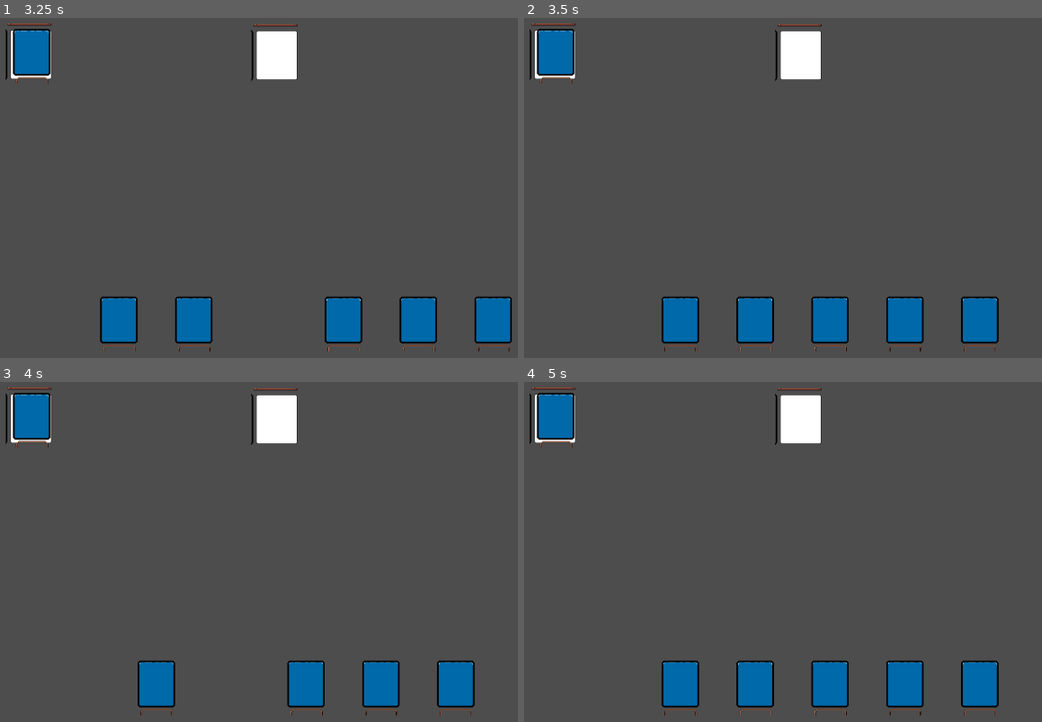
Above: before the commit, frames 1-4 (two rows, left to right).
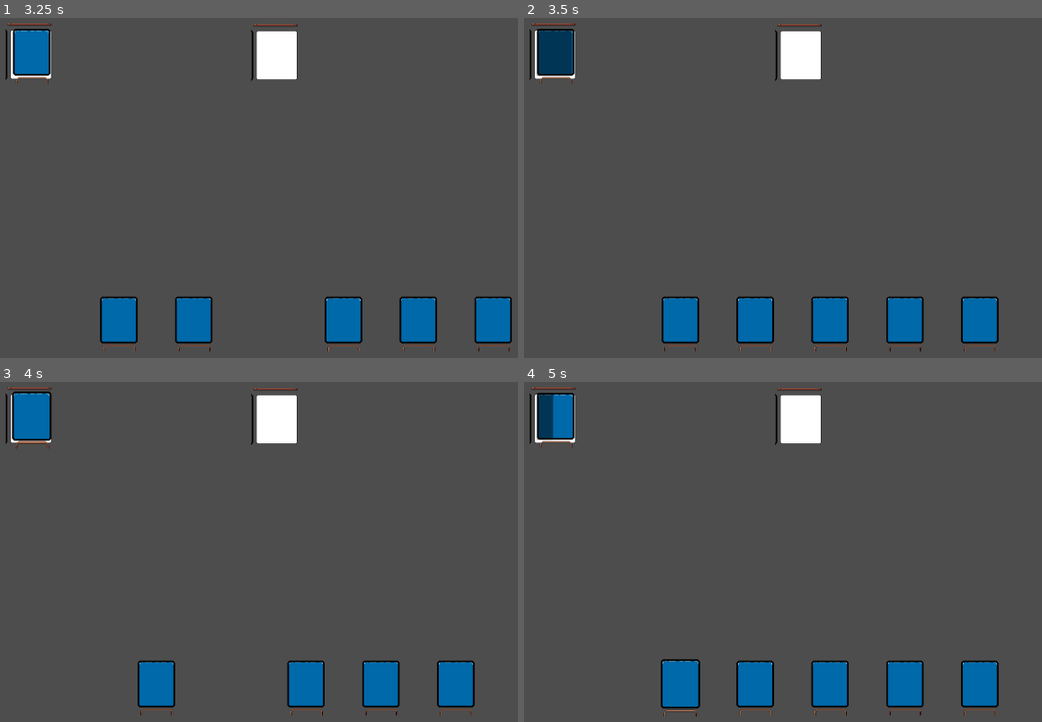
Above: after the commit, the same moments.

Repository: zewezz/1.5
Game: Godot game, scene res://scene/main.tscn
Two runs of this game, one before a commit and one after it. Both use one fixed random seed, a clock stepped at 60 frames per second and the inputs below.
Inputs (mouse positions are in pixels of both pictures, inside the frame that each line leads up to):
- Up to frame 1 (3.25 s): tap Enter at 0.5 s; drag from (492, 320) to (269, 320) at 0.52 s; drag from (419, 320) to (191, 320) at 1.27 s; move the mouse to (341, 320) at 2.02 s; click (341, 320) at 2.17 s; tap Space at 2.75 s; drag from (269, 320) to (31, 55) at 2.77 s
- Up to frame 2 (3.5 s): no input
- Up to frame 3 (4 s): drag from (233, 684) to (31, 419) at 3.52 s
- Up to frame 4 (5 s): drag from (679, 684) to (555, 416) at 4.27 s

Frame 1 is identical in both runs. In frame 2, 0.8% of the frame differs, in the area x 2-10%, y 3-18%; in frame 3, 0.3%; in frame 4, 0.7%.

Commit message:
add cooldown

Diff:
--- a/Card.gd
+++ b/Card.gd
@@ -8,6 +8,7 @@
 func _ready() -> void:
 	# all cards must be the child of the cardmanager!!!
 	get_parent().connect_card_signal(self)
+	#$"TextureProgressBar".visible = false
 
 
 # Called every frame. 'delta' is the elapsed time since the previous frame.
--- a/card_manager.gd
+++ b/card_manager.gd
@@ -1,4 +1,5 @@
 extends Node2D
+
 
 const COLLISION_MASK_CARD = 1
 const COLLISION_MASK_MISSION = 2
@@ -44,6 +45,8 @@
 		card_draging.position = mission_point_found.position
 		card_draging.get_node("Area2D/CollisionShape2D").disabled = true
 		mission_point_found.card_inpoint =true
+		play_cooldown(card_draging)
+
 	else:
 		player_hand_reference.add_card_to_hand(card_draging)
 	card_draging = null
@@ -109,3 +112,28 @@
 			highest_z_card = current_card
 			highest_z_index = current_card.z_index
 	return highest_z_card
+
+# MODIFIED: Takes the specific card instance as an argument.
+func play_cooldown(card: Node2D):
+	# Assuming TextureProgressBar is a direct child of the card
+	var cooldown_bar = card.get_node("TextureProgressBar")
+	# Assuming AnimationPlayer is a direct child of the card
+	var anim_player = card.get_node("AnimationPlayer")
+
+	if is_instance_valid(cooldown_bar):
+		cooldown_bar.visible = true
+
+	if is_instance_valid(anim_player):
+		anim_player.play("cooldown")
+
+		# Connect the signal to the dedicated cleanup function.
+		# .bind(cooldown_bar) ensures we pass the specific TextureProgressBar instance.
+		# CONNECT_ONE_SHOT ensures the connection is automatically removed after the first call.
+		anim_player.animation_finished.connect(_on_cooldown_finished_for_bar.bind(cooldown_bar), CONNECT_ONE_SHOT)
+
+# NEW FUNCTION: Handles the cleanup for a specific bar instance.
+func _on_cooldown_finished_for_bar(bar: TextureProgressBar, anim_name: StringName):
+	# Check if the finished animation was the cooldown
+	if anim_name == "cooldown":
+		if is_instance_valid(bar):
+			bar.visible = false
--- a/scene/card.tscn
+++ b/scene/card.tscn
@@ -1,10 +1,72 @@
-[gd_scene load_steps=4 format=3 uid="uid://u1w3kf6vsk5p"]
+[gd_scene load_steps=8 format=3 uid="uid://u1w3kf6vsk5p"]
 
 [ext_resource type="Texture2D" uid="uid://djs46ncijvxwx" path="res://asset/pixelCardAssest_V01.png" id="1_kikvd"]
 [ext_resource type="Script" uid="uid://drtvol60bgoi2" path="res://Card.gd" id="1_rjlel"]
+[ext_resource type="Texture2D" uid="uid://bnda8omo57kd4" path="res://asset/white2x2.jpg" id="3_lu544"]
 
 [sub_resource type="RectangleShape2D" id="RectangleShape2D_whoah"]
 size = Vector2(101.5, 133.5)
+
+[sub_resource type="Animation" id="Animation_md2gi"]
+resource_name = "cooldown"
+length = 3.0
+tracks/0/type = "value"
+tracks/0/imported = false
+tracks/0/enabled = true
+tracks/0/path = NodePath("TextureProgressBar:mouse_filter")
+tracks/0/interp = 1
+tracks/0/loop_wrap = true
+tracks/0/keys = {
+"times": PackedFloat32Array(0, 3),
+"transitions": PackedFloat32Array(1, 1),
+"update": 1,
+"values": [0, 2]
+}
+tracks/1/type = "value"
+tracks/1/imported = false
+tracks/1/enabled = true
+tracks/1/path = NodePath("TextureProgressBar:value")
+tracks/1/interp = 1
+tracks/1/loop_wrap = true
+tracks/1/keys = {
+"times": PackedFloat32Array(0, 3),
+"transitions": PackedFloat32Array(1, 1),
+"update": 0,
+"values": [100.0, 0.0]
+}
+
+[sub_resource type="Animation" id="Animation_irop6"]
+length = 0.001
+tracks/0/type = "value"
+tracks/0/imported = false
+tracks/0/enabled = true
+tracks/0/path = NodePath("TextureProgressBar:mouse_filter")
+tracks/0/interp = 1
+tracks/0/loop_wrap = true
+tracks/0/keys = {
+"times": PackedFloat32Array(0),
+"transitions": PackedFloat32Array(1),
+"update": 1,
+"values": [0]
+}
+tracks/1/type = "value"
+tracks/1/imported = false
+tracks/1/enabled = true
+tracks/1/path = NodePath("TextureProgressBar:value")
+tracks/1/interp = 1
+tracks/1/loop_wrap = true
+tracks/1/keys = {
+"times": PackedFloat32Array(0),
+"transitions": PackedFloat32Array(1),
+"update": 0,
+"values": [100.0]
+}
+
+[sub_resource type="AnimationLibrary" id="AnimationLibrary_g4cc7"]
+_data = {
+&"RESET": SubResource("Animation_irop6"),
+&"cooldown": SubResource("Animation_md2gi")
+}
 
 [node name="card" type="Node2D"]
 script = ExtResource("1_rjlel")
@@ -17,10 +79,30 @@
 vframes = 4
 
 [node name="Area2D" type="Area2D" parent="."]
+light_mask = 2
+visibility_layer = 2
 
 [node name="CollisionShape2D" type="CollisionShape2D" parent="Area2D"]
 position = Vector2(1, -5)
 shape = SubResource("RectangleShape2D_whoah")
 
+[node name="TextureProgressBar" type="TextureProgressBar" parent="."]
+visible = false
+self_modulate = Color(0, 0, 0, 0.49411765)
+offset_left = -48.0
+offset_top = -68.0
+offset_right = 52.0
+offset_bottom = 58.0
+mouse_filter = 0
+value = 100.0
+nine_patch_stretch = true
+texture_progress = ExtResource("3_lu544")
+
+[node name="AnimationPlayer" type="AnimationPlayer" parent="."]
+unique_name_in_owner = true
+libraries = {
+&"": SubResource("AnimationLibrary_g4cc7")
+}
+
 [connection signal="mouse_entered" from="Area2D" to="." method="_on_area_2d_mouse_entered"]
 [connection signal="mouse_exited" from="Area2D" to="." method="_on_area_2d_mouse_exited"]
--- a/scene/mission_point.tscn
+++ b/scene/mission_point.tscn
@@ -10,6 +10,7 @@
 script = ExtResource("1_ixdxk")
 
 [node name="MissionPoint_image" type="Sprite2D" parent="."]
+z_index = -1
 position = Vector2(1, 0.25)
 scale = Vector2(1.1666666, 1.0751634)
 texture = ExtResource("1_bf3fl")
Binary file added: asset/white2x2.jpg
Not shown, added: asset/white2x2.jpg.import
